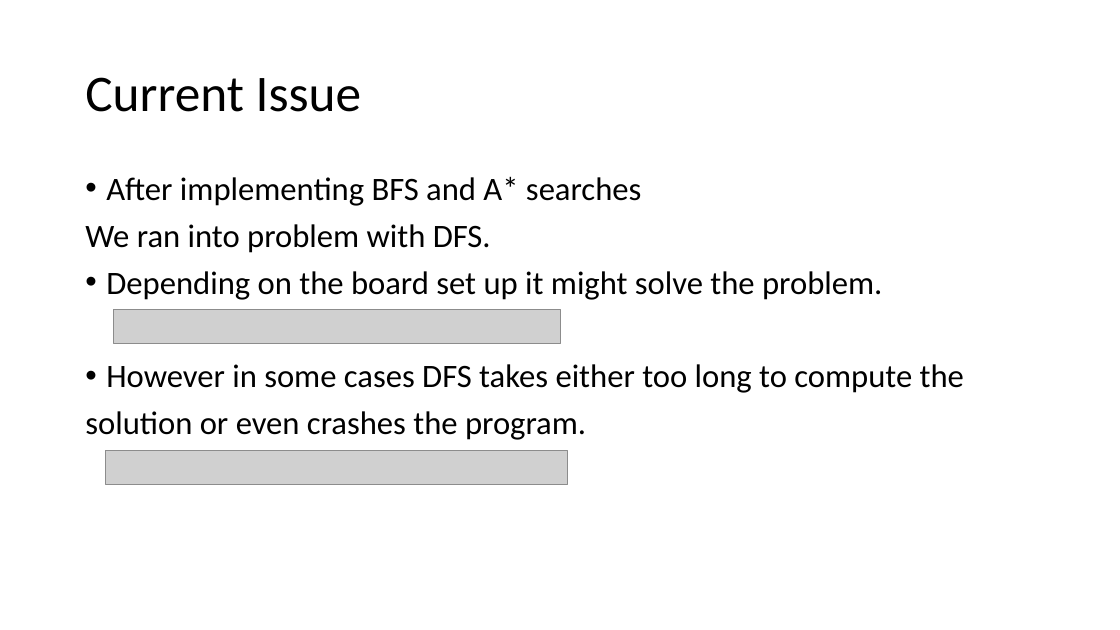
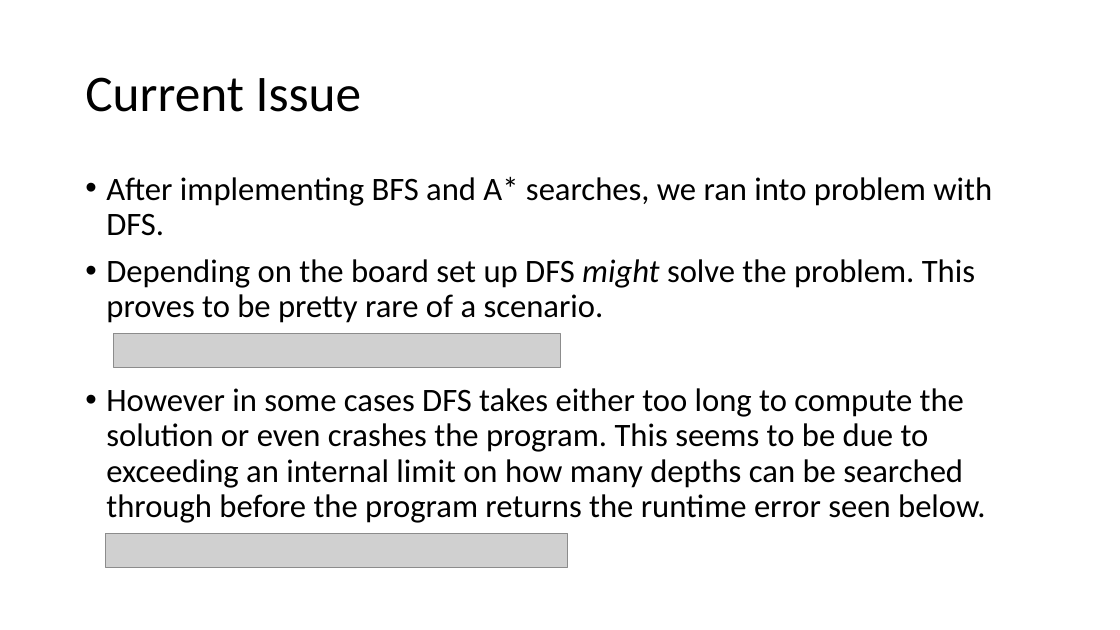
Before and after one commit to KaChiLau/8-Tiles-AI, a slide deck: slide 7 of The 8 Tile Puzzle.pptx. Drawn at 1120x630 pixels with LibreOffice and Linux fonts; fonts in the diff are those of the drawing; grey boxes stand for pictures. Boxes give left, top, right and bottom in pixels: in the first picture for what was removed or moved away, otherwise in the second. Text is boxed around its words. In the diff, an @@ line names an element or a change of style, - is before the commit and + after.

```diff
--- a/The 8 Tile Puzzle.pptx
+++ b/The 8 Tile Puzzle.pptx
@@ text at (106, 176, 992, 523): text changed @@
-• After implementing BFS and A* searches
-We ran into problem with DFS.
-• Depending on the board set up it might solve the problem.
-• However in some cases DFS takes either too long to compute the
-solution or even crashes the program.
+• After implementing BFS and A* searches, we ran into problem with DFS.
+• Depending on the board set up DFS might solve the problem. This proves to be pretty rare of a scenario.
+• However in some cases DFS takes either too long to compute the solution or even crashes the program. This seems to be due to exceeding an internal limit on how many depths can be searched through before the program returns the runtime error seen below.
@@ picture: place and size @@
-picture at (114, 309, 560, 343)
+picture at (114, 334, 560, 367)
@@ picture: place and size @@
-picture at (106, 450, 568, 484)
+picture at (106, 534, 568, 567)
```
Also in this commit, not shown: 2 other slides changed.
